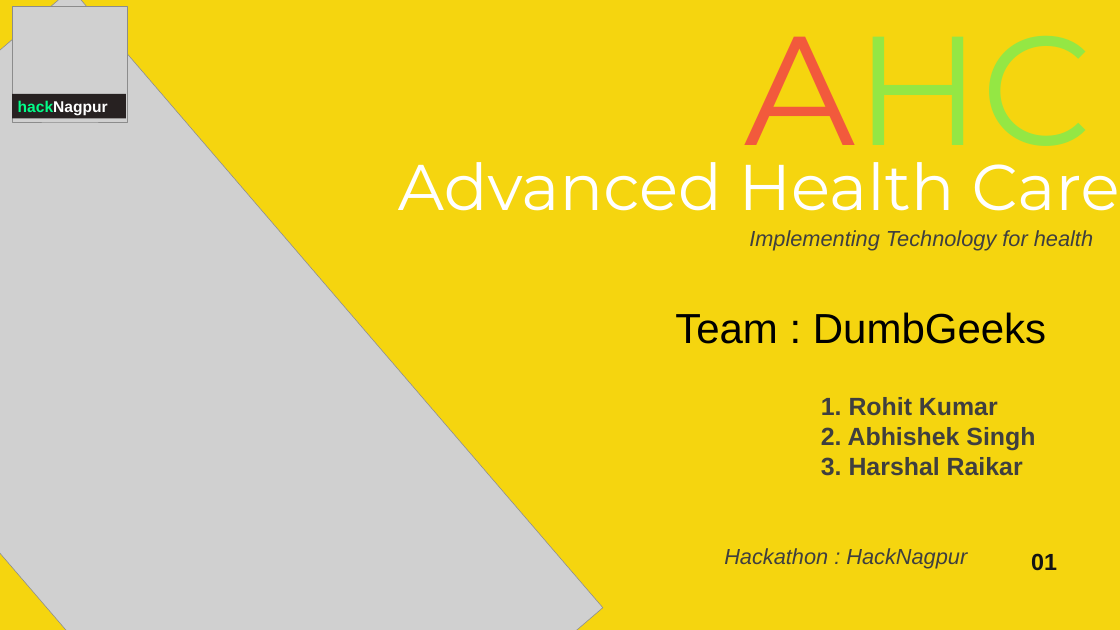
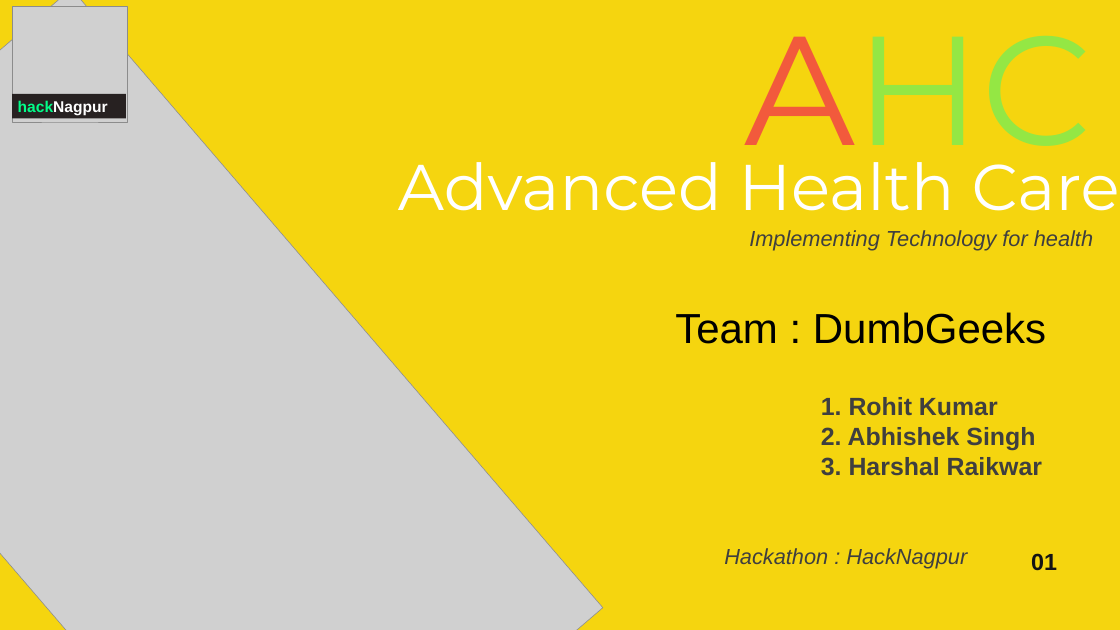
Before and after one commit to RohitKumar-200/AdvancedHealthCare, a slide deck: slide 1 of Advanced Health Care.pptx. Drawn at 1120x630 pixels with LibreOffice and Linux fonts; fonts in the diff are those of the drawing; grey boxes stand for pictures. Boxes give left, top, right and bottom in pixels: in the first picture for what was removed or moved away, otherwise in the second. Text is boxed around its words. In the diff, an @@ line names an element or a change of style, - is before the commit and + after.

Commit message:
corrected ppt

```diff
--- a/Advanced Health Care.pptx
+++ b/Advanced Health Care.pptx
@@ text at [821, 457, 1042, 476]: text changed @@
-3. Harshal Raikar
+3. Harshal Raikwar
```
